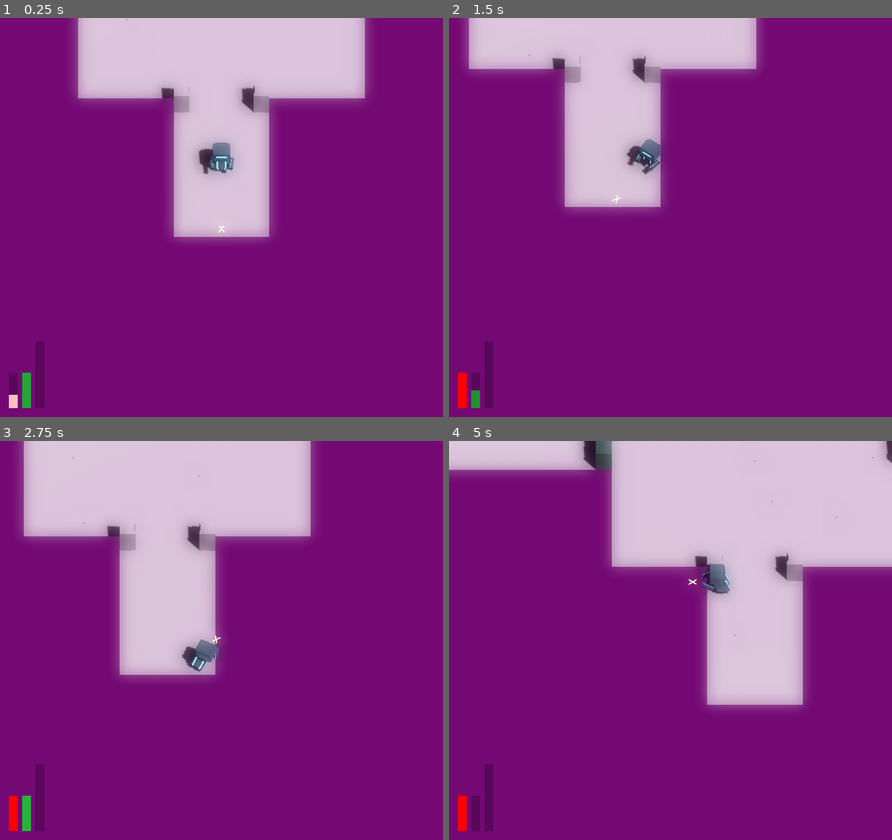
Above: before the commit, frames 1-4 (two rows, left to right).
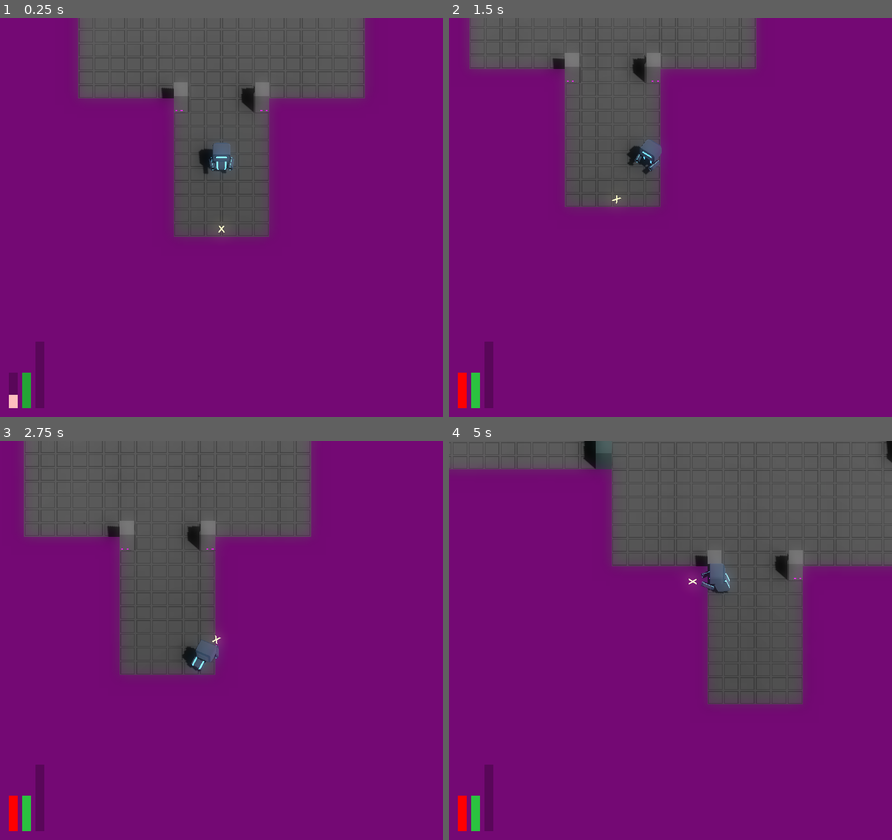
Above: after the commit, the same moments.

Repository: JackEvans24/bullet-absorb
Game: Godot game, scene res://scenes/main.tscn
Two runs of this game, one before a commit and one after it. Both use one fixed random seed, a clock stepped at 60 frames per second and the inputs below.
Inputs (mouse positions are in pixels of both pictures, inside the frame that each line leads up to):
- Up to frame 1 (0.25 s): no input
- Up to frame 2 (1.5 s): move the mouse to (767, 197) at 0.52 s; hold D (move_right) 0.53-1.28 s; tap Space (dash) at 0.6 s; move the mouse to (581, 237) at 1.27 s; hold S (move_back) from 1.28 s (still down); tap Ctrl (absorb) at 1.35 s
- Up to frame 3 (2.75 s): tap Space (dash) at 1.55, 2.1 s; move the mouse to (265, 552) at 2.02 s; release S (move_back) at 2.03 s; hold D (move_right) from 2.03 s (still down)
- Up to frame 4 (5 s): move the mouse to (648, 720) at 2.77 s; release D (move_right) at 2.78 s; hold W (move_forward) 2.78-3.53 s; click (648, 720) at 2.85 s; tap Space (dash) at 3.05, 3.6, 4.55 s; move the mouse to (803, 700) at 3.52 s; hold A (move_left) from 3.53 s (still down); move the mouse to (537, 580) at 4.27 s; tap Ctrl (absorb) at 4.35 s

The runs differ from the first frame. In frame 1, 21% of the frame differs, in the area x 17-83%, y 0-56%; in frame 2, 17%; in frame 3, 24%; in frame 4, 31%, in the area x 0-100%, y 0-98%.

Commit message:
feat: tie dash to power

Diff:
--- a/scripts/data/player_stats.gd
+++ b/scripts/data/player_stats.gd
@@ -7,9 +7,13 @@
 @export var fire_cooldown_modifier := 1.0
 @export var absorb_windup_modifier := 1.0
 @export var absorb_area_scale := 1.0
+@export var dash_power_consumption_modifier := 0.5
 
 var fire_power_consumption: float:
     get: return 1.0 / fire_power_consumption_modifier
+
+var dash_power_consumption: float:
+    get: return 1.0 / dash_power_consumption_modifier
 
 var absorb_windup: float:
     get: return 1.0 / absorb_windup_modifier
--- a/scripts/main.gd
+++ b/scripts/main.gd
@@ -43,7 +43,6 @@
 	player.bullet_fired.connect(_on_bullet_fired)
 	player.absorb_state_changed.connect(_on_absorb_state_changed)
 	player.power_count_changed.connect(hud._on_power_count_changed)
-	player.can_dash_changed.connect(hud._on_can_dash_changed)
 	player.died.connect(hud._on_player_died)
 
 func _input(event: InputEvent):
--- a/scripts/mechanics/player/dash.gd
+++ b/scripts/mechanics/player/dash.gd
@@ -2,7 +2,6 @@
 extends Node
 
 signal dash_triggered(direction: Vector3)
-signal can_dash_changed(can_dash: bool)
 
 @export var dash_timeout: float = 0.8
 
@@ -11,6 +10,7 @@
 var body: Node3D
 
 var is_dashing = false
+var has_dash_power = false
 
 func initialise(passed_msm: MoveStateMachine, passed_body: Node3D):
 	move_state = passed_msm
@@ -24,7 +24,7 @@
 		try_dash()
 
 func try_dash():
-	if is_dashing:
+	if is_dashing or not has_dash_power:
 		return
 	is_dashing = true
 
@@ -33,9 +33,7 @@
 		dash_direction = -body.basis.z
 
 	dash_triggered.emit(dash_direction)
-	can_dash_changed.emit(false)
 
 	await get_tree().create_timer(dash_timeout).timeout
 
 	is_dashing = false
-	can_dash_changed.emit(true)
--- a/scripts/mechanics/player/player.gd
+++ b/scripts/mechanics/player/player.gd
@@ -5,7 +5,6 @@
 signal absorb_state_changed(absorb_state: AbsorbState)
 signal power_count_changed(count: float)
 signal damage_taken
-signal can_dash_changed(can_dash: bool)
 signal died
 
 enum AbsorbState {Started, Cancelled, Complete}
@@ -43,8 +42,6 @@
 	aim.bullet_fired.connect(_on_bullet_fired)
 
 	dash.dash_triggered.connect(_on_dash_triggered)
-	dash.dash_triggered.connect(body._on_dash_triggered)
-	dash.can_dash_changed.connect(_on_can_dash_changed)
 
 	absorb.bullet_absorbed.connect(_on_absorb)
 	absorb.slowdown_started.connect(_on_slowdown_started)
@@ -79,13 +76,14 @@
 	body._on_move_state_changed(state)
 
 func _on_dash_triggered(dash_direction: Vector3):
+	power_count = max(0, power_count - stats.dash_power_consumption)
+	update_power_count()
+
+	body._on_dash_triggered(dash_direction)
+
 	var ctx: Dictionary = {}
 	ctx[MoveStateConstants.DASH_DIRECTION] = dash_direction
 	move_state.transition_to(MoveStateConstants.STATE_DASH, ctx)
-	can_dash_changed.emit(false)
-
-func _on_can_dash_changed(can_dash: bool):
-	can_dash_changed.emit(can_dash)
 
 func _on_damage_taken(_damage_taken: float, taken_from: Node3D):
 	damage_taken.emit()
@@ -122,6 +120,7 @@
 func update_power_count():
 	power_count_changed.emit(power_count)
 	aim.has_ammo = power_count >= stats.fire_power_consumption
+	dash.has_dash_power = power_count >= stats.dash_power_consumption
 
 func _on_bullet_connected(bullet: Node3D):
 	health.take_damage(1.0, bullet)
